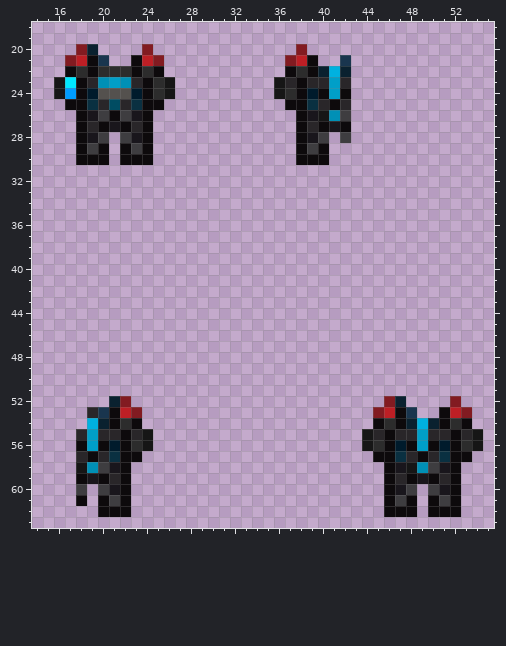
Pixel-art sprite: Resources/Textures/_Lavaland/Clothing/OuterClothing/Hardsuits/ancient_armor.rsi/inhand-left.png. Above, as it was before the edit.
The file is 64x64 pixels. Colours within 5 levels of each other are drawn and written as one. Shown: x 14..55, y 18..63.
And afterwards:
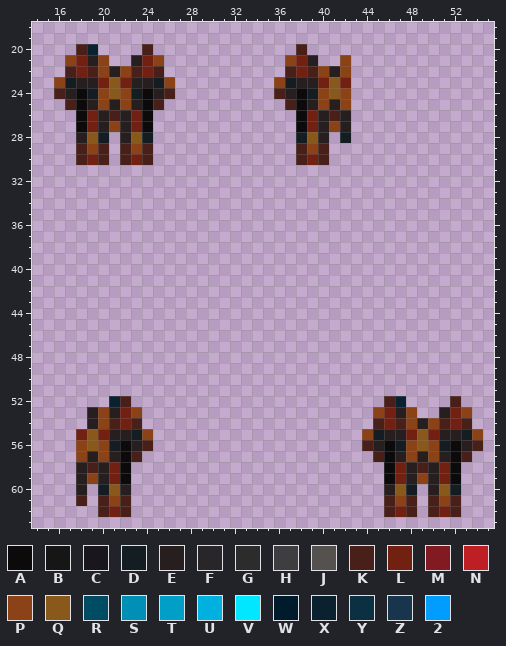
Palette (. is transparent): A #0d0a0c  B #161616  C #19161c  D #141d22  E #271e20  F #292629  G #2c2c2c  H #3e3d40  J #54514e  K #491f19  L #722012  M #821b21  N #bd1f25  P #8b4216  Q #88591b  R #004c62  S #0090b6  T #009fc8  U #00b1e0  V #00e8ff  W #001b2c  X #0a212f  Y #0a3041  Z #19354e  2 #009dff
Change:
@@ x 14..55 @@
 19 ..........................................
-20 ....MX....M.............M.................
-21 ...MNAZ..ANM...........MNA..Z.............
-22 ...AGAGGGAGA...........AGAXUX.............
-23 ..BVAFSTSFAGB.........BFAFFTF.............
-24 ..B2AWJJJWAGB.........BGAWATA.............
-25 ...AAYFRFYAA...........AAYFAF.............
-26 ....ACHAHCA.............ACBSH.............
-27 ....AFACAFA.............AFACA.............
-28 ....ACH.HCA.............ACH.H.............
-29 ....AHA.AHA.............AHA...............
-30 ....AAA.AAA.............AAA...............
+20 ....KX....K.............K.................
+21 ...PLEP..ELP...........PLE..P.............
+22 ...KLKPEPKLK...........KLKPEP.............
+23 ..PDEELQLEEDP.........PDEELQL.............
+24 ..KEADPQPDAEK.........KEADPQP.............
+25 ...KAEPEPEAK...........KAEPEP.............
+26 ....ALEKELA.............ALEKE.............
+27 ....ALEPELA.............ALEPE.............
+28 ....EQD.EQD.............DQE.D.............
+29 ....KPK.KPK.............KPK...............
+30 ....KLK.KLK.............KLK...............
 31 ..........................................
@@ x 14..55 @@
 51 ..........................................
-52 .......XM.......................MX....M...
-53 .....FZANM.....................MNAZ..ANM..
-54 .....UXAGA.....................AGAXUXAGA..
-55 ....FTFFAFB...................BFAFFTFFAFB.
-56 ....ATAWAGB...................BGAWATAWAGB.
-57 ....FAFYAA.....................AAYFAFYAA..
-58 ....BSHCA.......................ACBSHCA...
-59 ....ACAFA.......................AFACAFA...
-60 ....H.HCA.......................ACH.HCA...
-61 ....A.AHA.......................AHA.AHA...
-62 ......AAA.......................AAA.AAA...
+52 .......XK.......................KX....K...
+53 .....EPELP.....................PLEP..ELP..
+54 .....EPKLK.....................KLKPEPKLK..
+55 ....LQLEEDP...................PDEELQLEEDP.
+56 ....PQPDAEK...................KEADPQPDAEK.
+57 ....PEPEAK.....................KAEPEPEAK..
+58 ....EKELA.......................ALEKELA...
+59 ....EPELA.......................ALEPELA...
+60 ....E.DQE.......................EQD.EQD...
+61 ....K.KPK.......................KPK.KPK...
+62 ......KLK.......................KLK.KLK...
 63 ..........................................
Where, in picture pixels (left, top, right, bottom), the same in both pictures:
changed: (54, 44, 175, 165)
changed: (274, 44, 351, 165)
changed: (76, 396, 153, 517)
changed: (362, 396, 483, 517)
